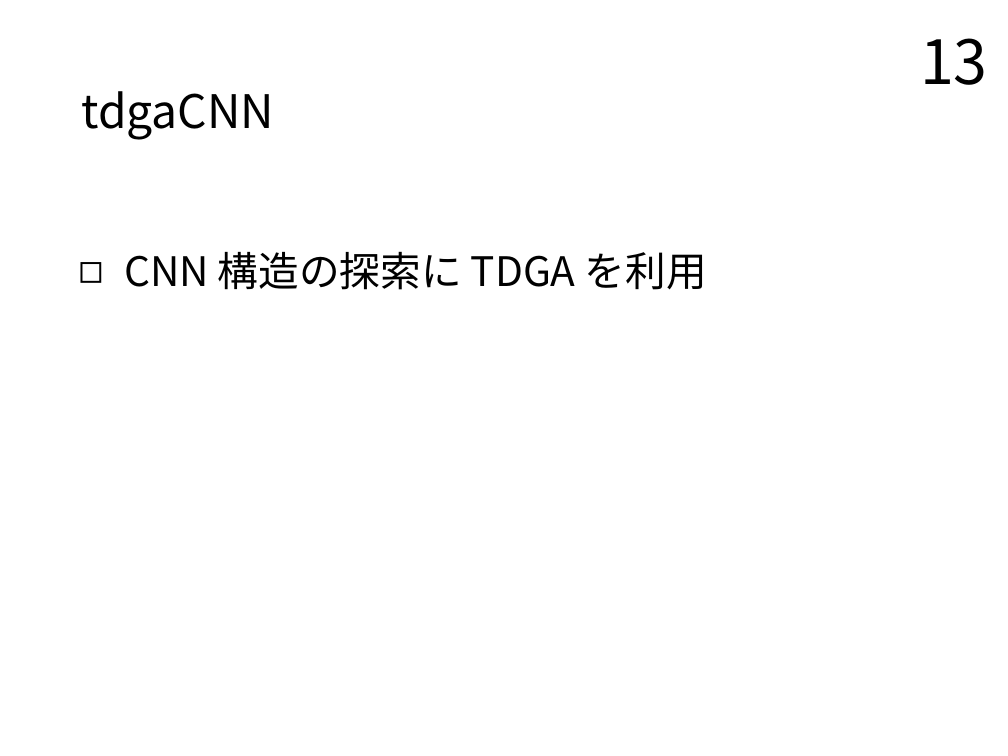
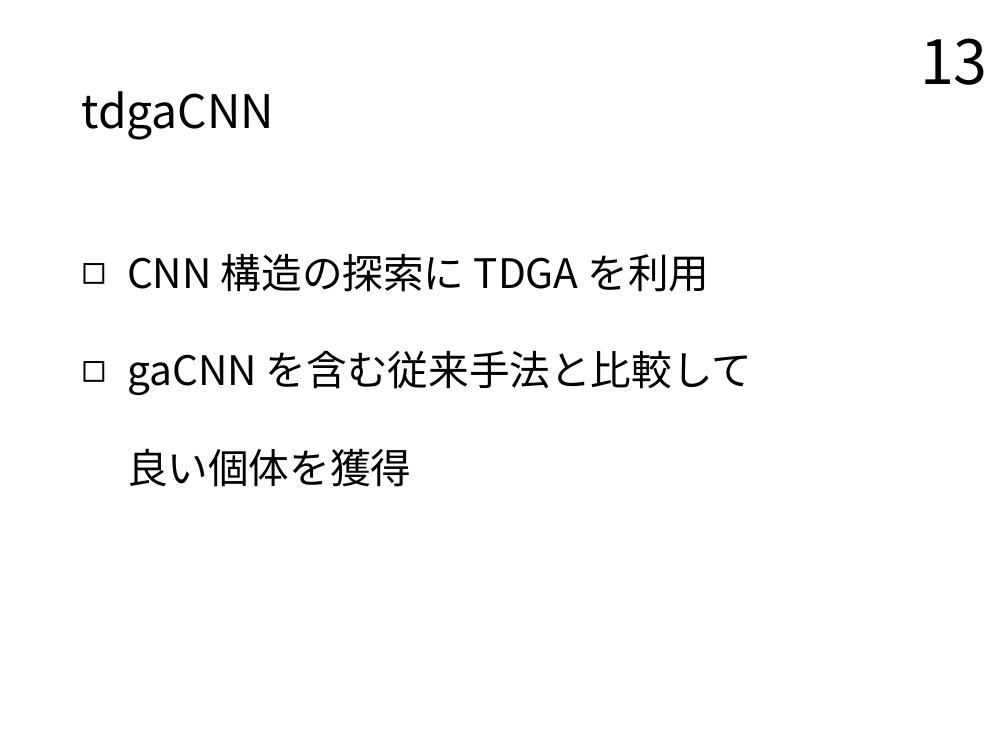
Before and after one commit to TairaTomotaka/kadai, a slide deck: slide 13 of prsn/20230124_prsn_taira.pptx. Drawn at 1008x756 pixels with LibreOffice and Linux fonts; fonts in the diff are those of the drawing. Boxes give left, top, right and bottom in pixels: in the first picture for what was removed or moved away, otherwise in the second. Text is boxed around its words. In the diff, an @@ line names an element or a change of style, - is before the commit and + after.

```diff
--- a/prsn/20230124_prsn_taira.pptx
+++ b/prsn/20230124_prsn_taira.pptx
@@ text at (x1=127, y1=350, x2=752, y2=487): paragraph added @@
+◻ gaCNN を含む従来手法と比較して
+  良い個体を獲得
```
Also in this commit, not shown: 2 other slides changed, 1 slide added.
